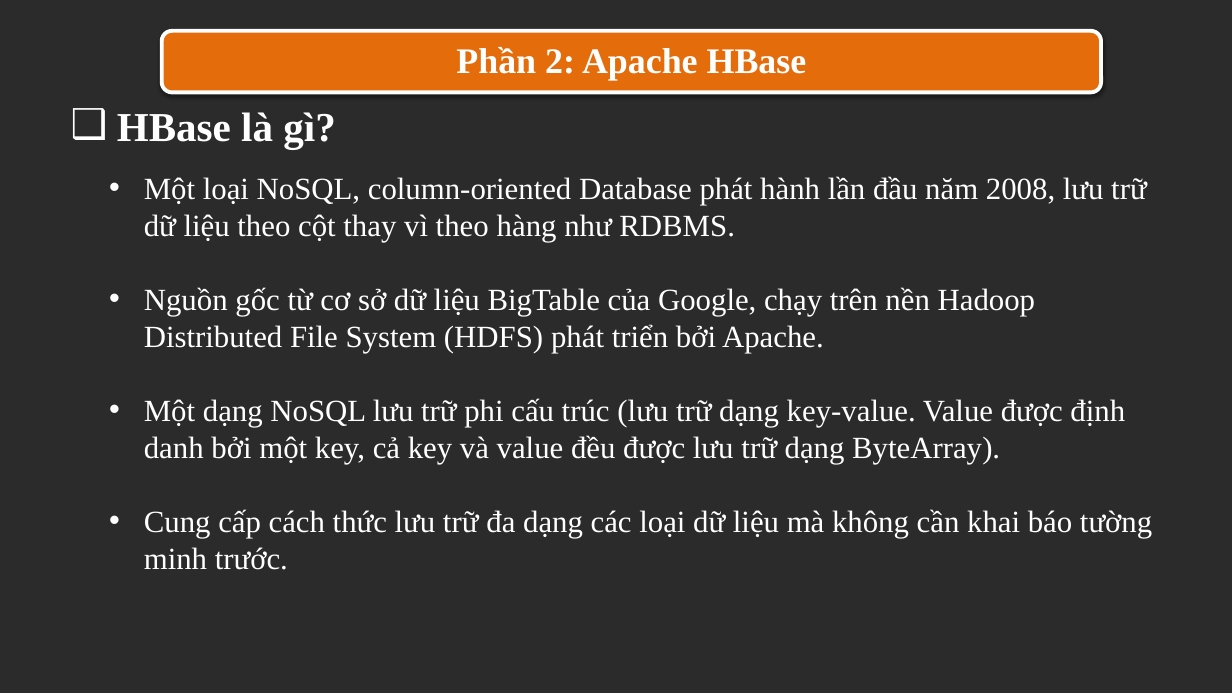
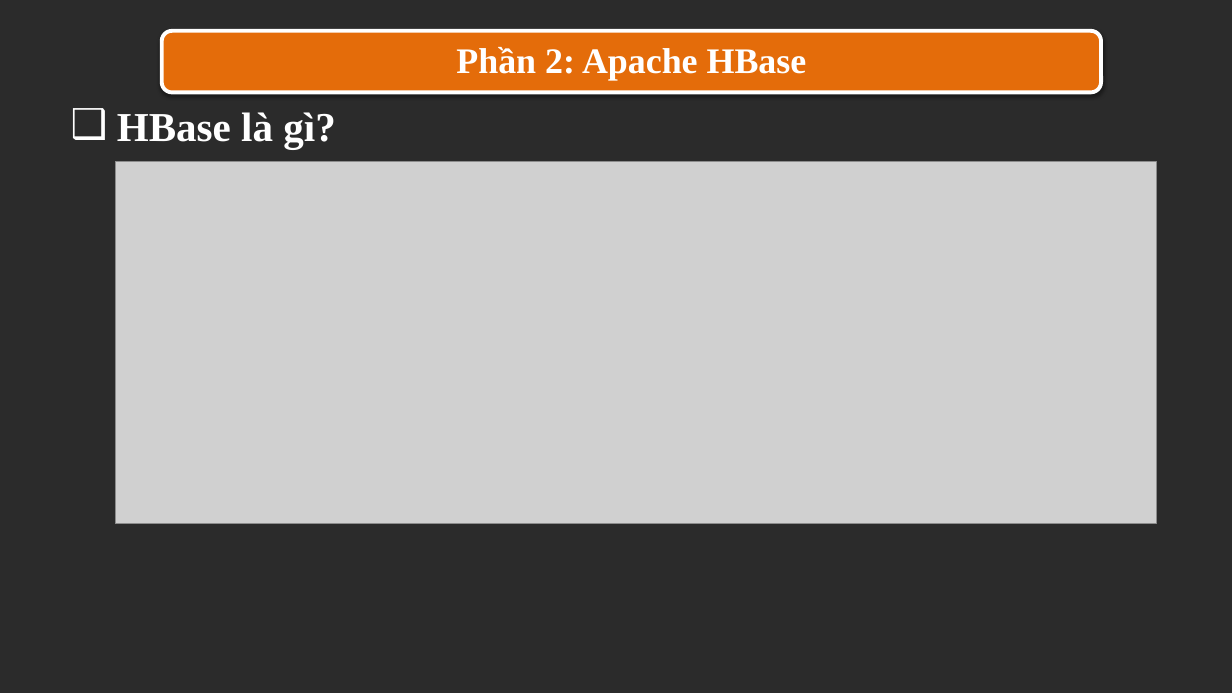
Before and after one commit to trandinhlam/document, a slide deck: slide 6 of HBaseProject/seminar_slide.pptx. Drawn at 1232x693 pixels with LibreOffice and Linux fonts; fonts in the diff are those of the drawing; grey boxes stand for pictures; background and template pictures are left out; a plain dark background stands for a picture behind light text. Boxes give left, top, right and bottom in pixels: in the first picture for what was removed or moved away, otherwise in the second. Text is boxed around its words. In the diff, an @@ line names an element or a change of style, - is before the commit and + after.

```diff
--- a/HBaseProject/seminar_slide.pptx
+++ b/HBaseProject/seminar_slide.pptx
@@ picture added at (x1=116, y1=162, x2=1156, y2=524) @@
@@ text removed at (x1=144, y1=176, x2=1152, y2=570) @@
-• Một loại NoSQL, column-oriented Database phát hành lần đầu năm 2008, lưu trữ dữ liệu theo cột thay vì theo hàng như RDBMS.
-• Nguồn gốc từ cơ sở dữ liệu BigTable của Google, chạy trên nền Hadoop Distributed File System (HDFS) phát triển bởi Apache.
-• Một dạng NoSQL lưu trữ phi cấu trúc (lưu trữ dạng key-value. Value được định danh bởi một key, cả key và value đều được lưu trữ dạng ByteArray).
-• Cung cấp cách thức lưu trữ đa dạng các loại dữ liệu mà không cần khai báo tường minh trước.
```
Also in this commit, not shown: 9 other slides changed, 1 slide added, 2 slides removed, 1 other file.
